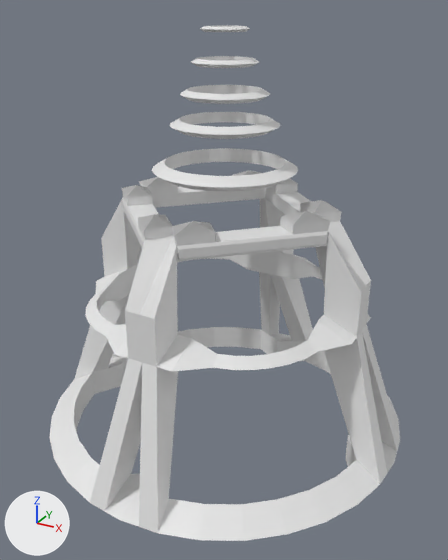
Two versions of the Blender file dev_files_donot_use_for_server/blender_files/jdeivid/ruina/v1/hand_crest_v1.blend, one commit apart.
One viewpoint serves both versions: a camera (50 mm lens) standing at (12.3, -22.5, 16.1) and looking at (0.2, -0.5, 5.1). The lights are fixed; the arrows at lower left show +X, +Y and +Z.

In view in the first picture: 'hand_crest_v1'.
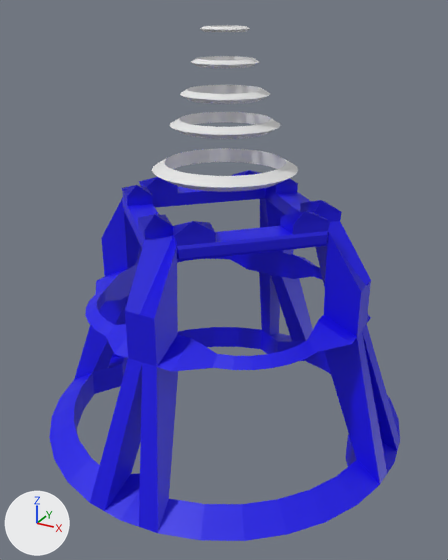
Edits to the bpy script that builds the scene:
```text
Change mat_blue:
    mat_blue.base_color: (0.8, 0.8, 0.8) -> (0.00506, 0.0, 0.8)  # white #e7e7e7 -> blue #1000e7
```

Where the change shows, as pixel boxes (x1, y1, x2, y2) in the pictures (448 x 560 px):
'hand_crest_v1', recoloured (white to blue): (49, 64, 400, 541) in both
